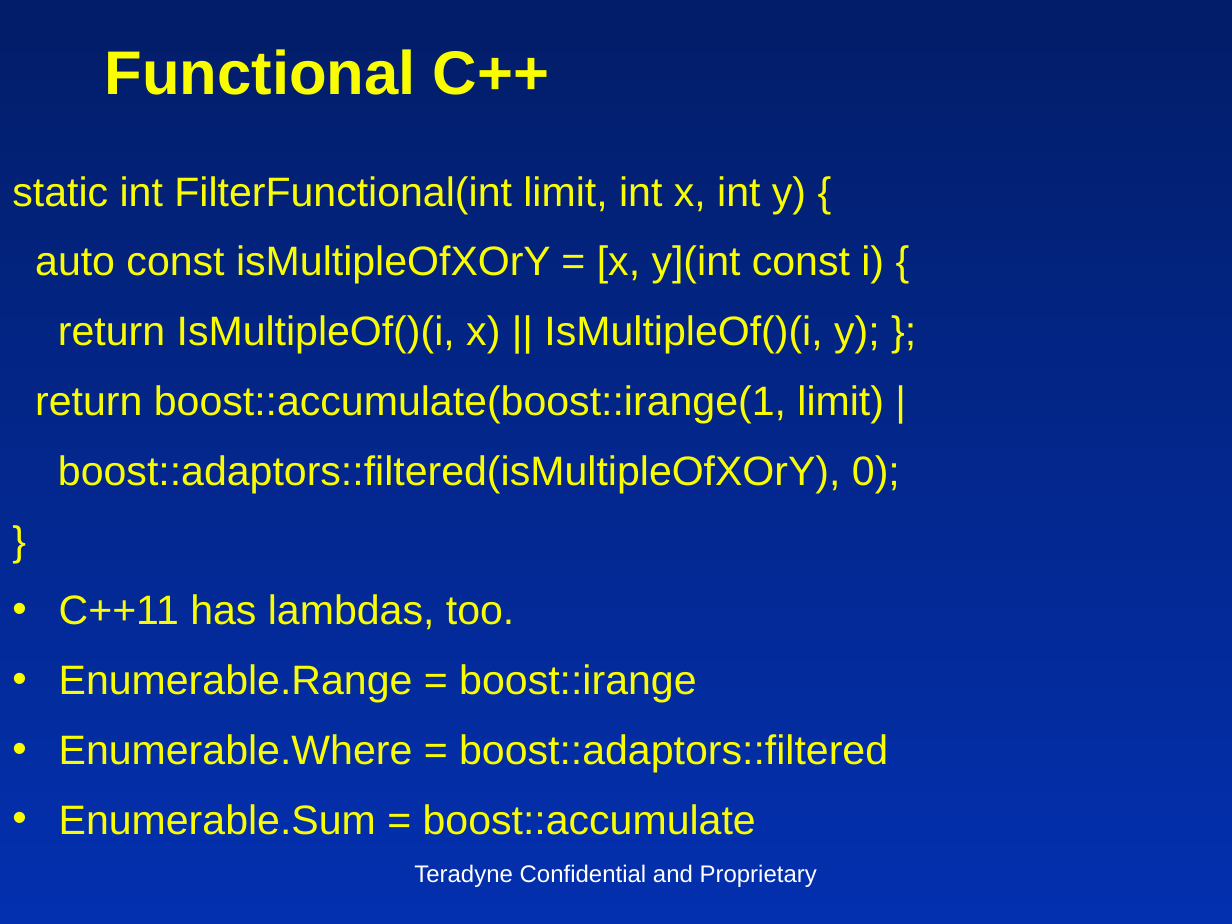
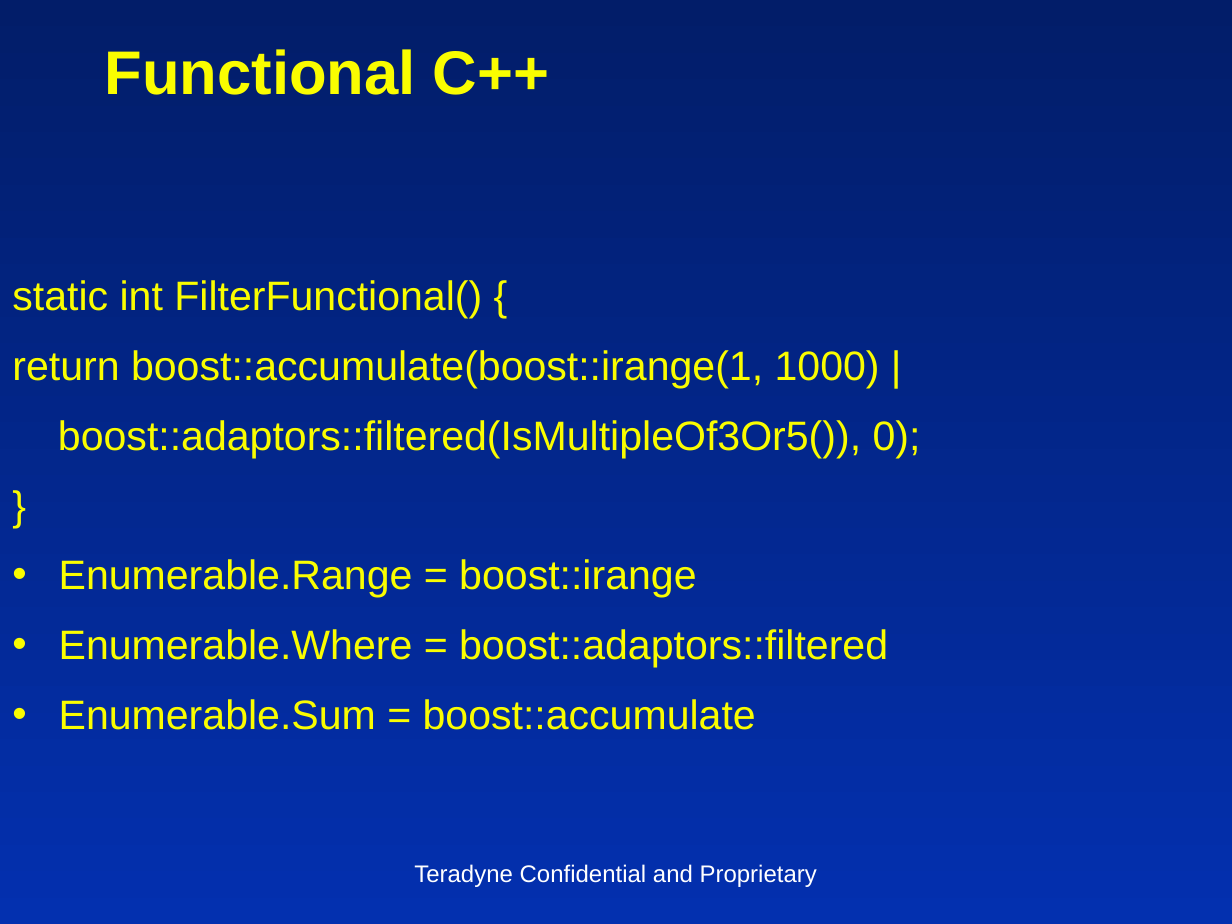
Before and after one commit to insideoutclub/Euler, a slide deck: slide 15 of FiveEasyPieces1.pptx. Drawn at 1232x924 pixels with LibreOffice and Linux fonts; fonts in the diff are those of the drawing. Boxes give left, top, right and bottom in pixels: in the first picture for what was removed or moved away, otherwise in the second. Text is boxed around its words. In the diff, an @@ line names an element or a change of style, - is before the commit and + after.

```diff
--- a/FiveEasyPieces1.pptx
+++ b/FiveEasyPieces1.pptx
@@ text at (x1=12, y1=280, x2=921, y2=458): text changed @@
-static int FilterFunctional(int limit, int x, int y) {
-auto const isMultipleOfXOrY = [x, y](int const i) {
-return IsMultipleOf()(i, x) || IsMultipleOf()(i, y); };
-return boost::accumulate(boost::irange(1, limit) |
-boost::adaptors::filtered(isMultipleOfXOrY), 0);
+static int FilterFunctional() {
+return boost::accumulate(boost::irange(1, 1000) |
+boost::adaptors::filtered(IsMultipleOf3Or5()), 0);
@@ text at (x1=59, y1=594, x2=514, y2=630): paragraph removed @@
-• C++11 has lambdas, too.
```
Also in this commit, not shown: 17 other slides changed, 1 slide removed, 2 other files.
